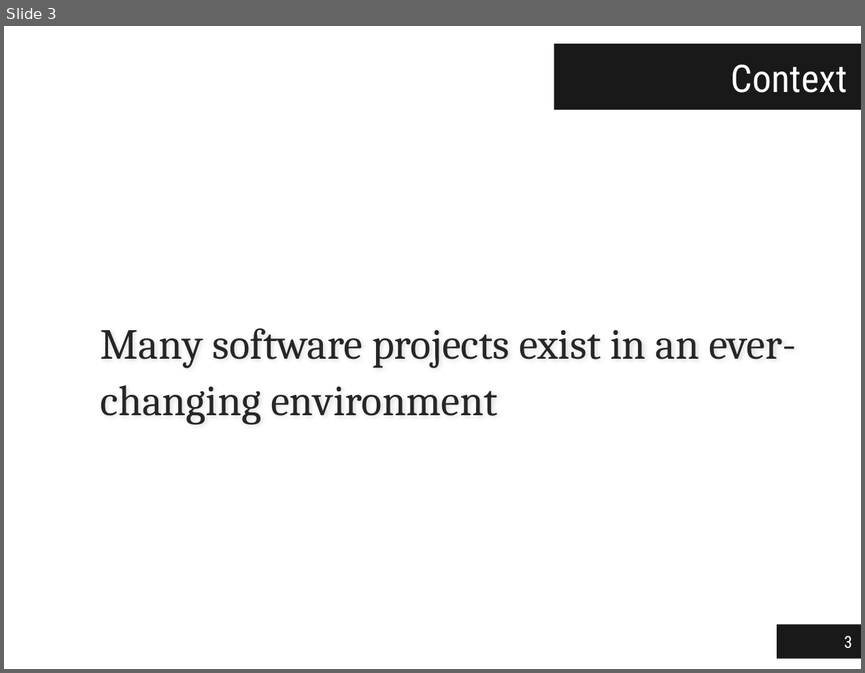
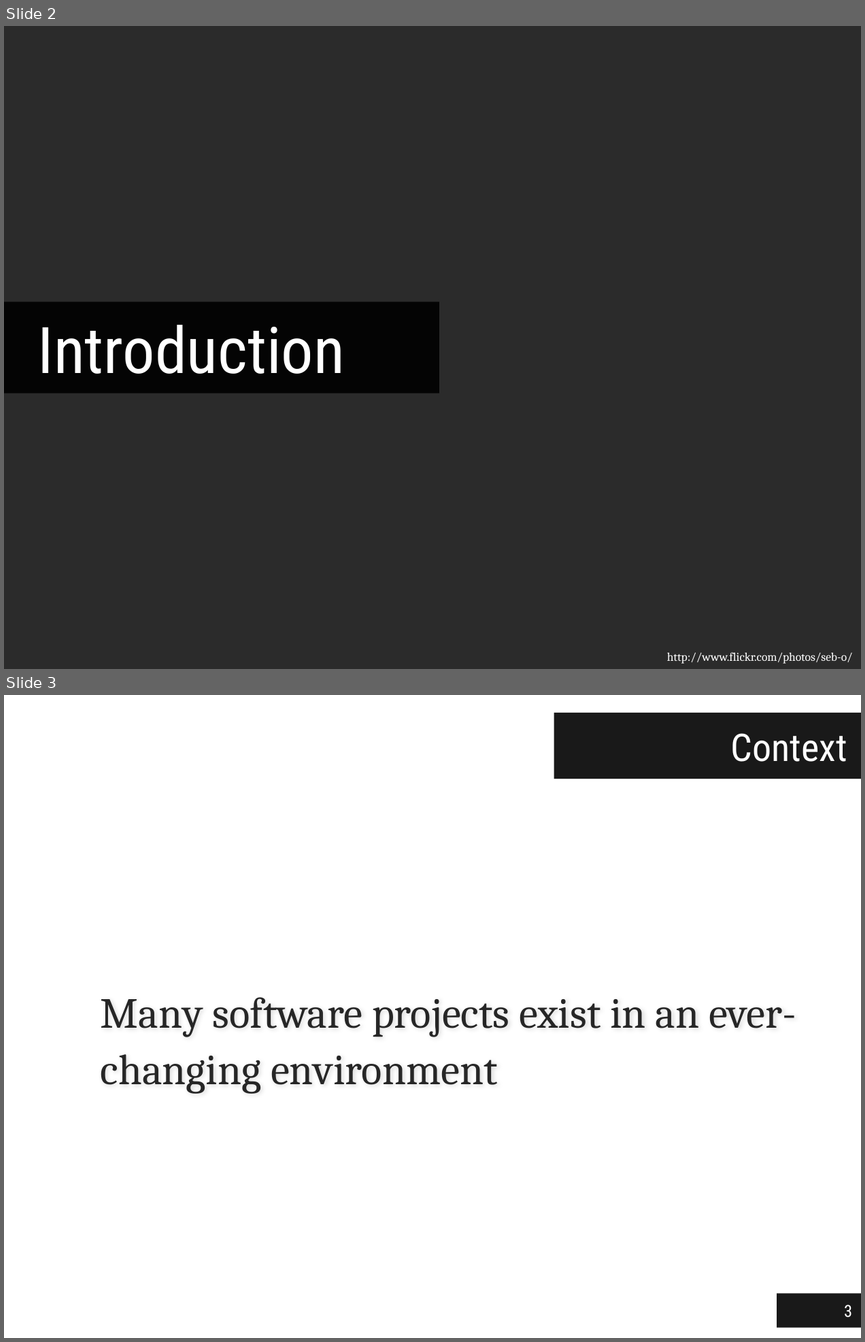
Before and after one commit to jgradim/thesis, a slide deck: presentations/thesis.pptx. Shown one above the other, each under a label of ours: slide 3 before the commit, slides 2 and 3 after it. The pictures are 865x673 and 865x1342 pixels, drawn with LibreOffice and Linux fonts; fonts in the diff are those of the drawing; background and template pictures are left out; a plain dark background stands for a picture behind light text. Boxes give left, top, right and bottom in pixels: in the first picture for what was removed or moved away, otherwise in the second. Text is boxed around its words. In the diff, an @@ line names an element or a change of style, - is before the commit and + after.

```diff
--- a/presentations/thesis.pptx
+++ b/presentations/thesis.pptx
@@ slide 2 added at (4,26,861,669), background picture (left out) @@
@@ title added at (4,302,439,394), fill #000000 at 90% opacity, 54 pt, text #FFFFFF @@
+Introduction
@@ text added at (667,652,853,663), 10 pt, text #FFFFFF @@
+http://www.flickr.com/photos/seb-o/
```
Also in this commit, not shown: 4 slides changed, 4 other slides added, 2 slides removed.
